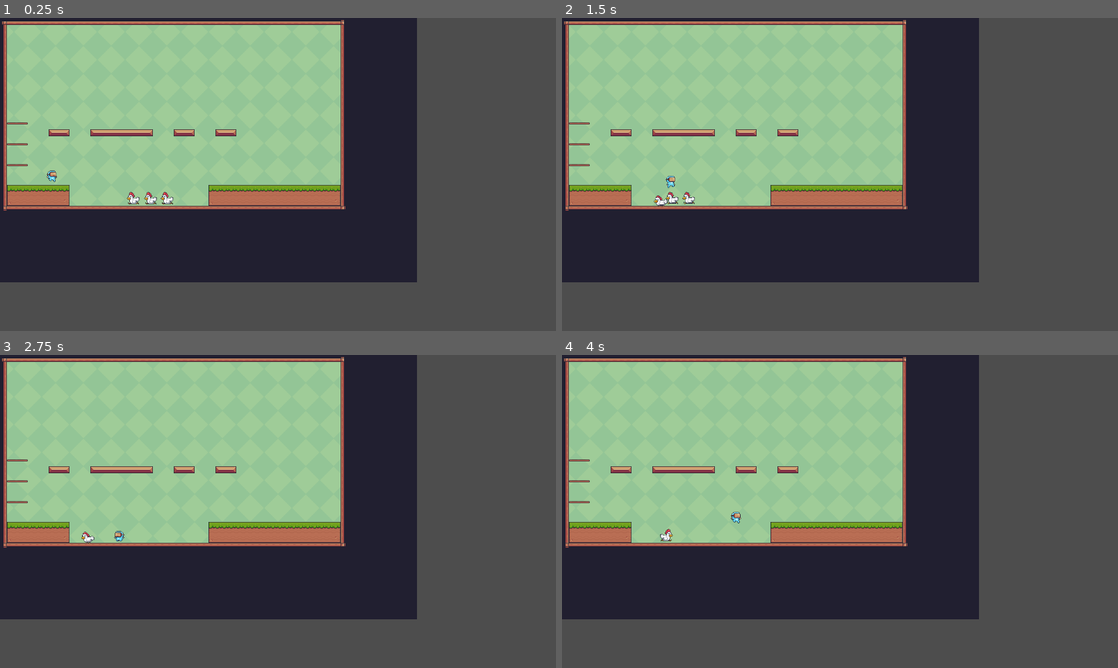
Above: before the commit, frames 1-4 (two rows, left to right).
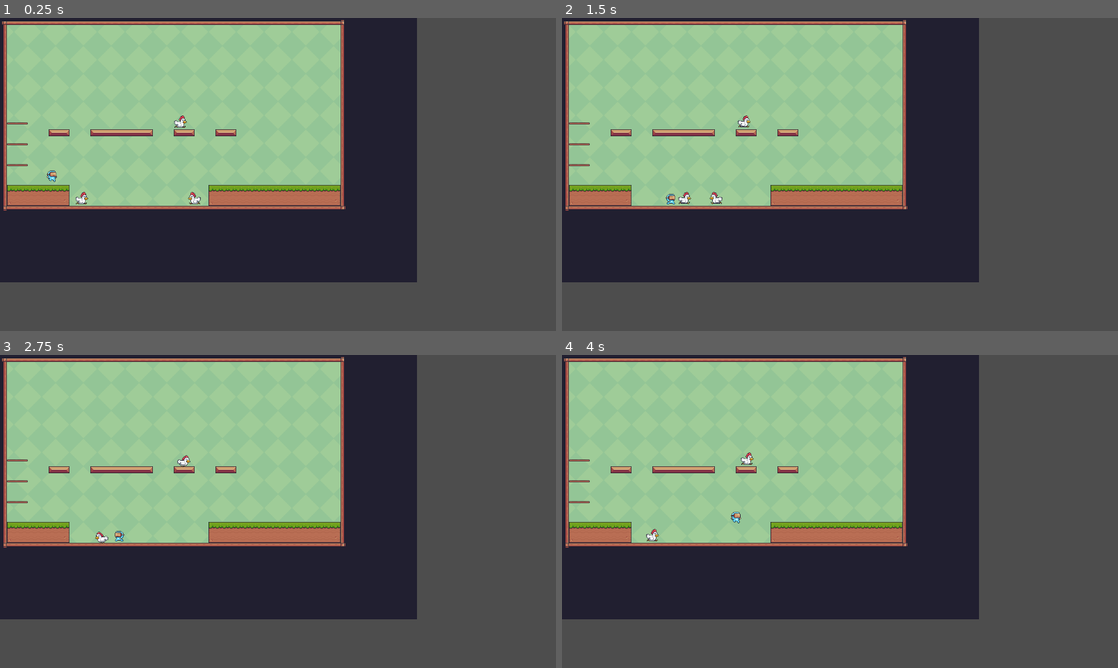
Above: after the commit, the same moments.

Repository: AlexForget/plateformerNoName
Game: Godot game, scene res://scenes/levels/level_1.tscn
The game is run twice, just before and just after one commit, with the same random seed, the same clock (stepped at 60 frames per second) and the same inputs.
Inputs:
- Up to frame 1 (0.25 s): no input
- Up to frame 2 (1.5 s): hold Right (moveRight) from 0.53 s (still down); tap Space (jump) at 0.6, 0.77, 1.07, 1.35 s
- Up to frame 3 (2.75 s): tap Space (jump) at 1.52, 1.82, 2.1 s; release Right (moveRight) at 2.03 s; hold Left (moveLeft) from 2.03 s (still down)
- Up to frame 4 (4 s): release Left (moveLeft) at 2.78 s; hold Right (moveRight) from 2.78 s (still down); tap Space (jump) at 2.85, 3.02, 3.32, 3.6, 3.77 s

The runs differ from the first frame. In frame 1, 0.4% of the frame differs, in the area x 13-37%, y 31-60%; in frame 2, 0.4%, in the area x 16-34%, y 31-61%; in frame 3, 0.2%; in frame 4, 0.2%.

Commit message:
add enemy hit on player logic and animation

Diff:
--- a/project.godot
+++ b/project.godot
@@ -19,8 +19,8 @@
 
 window/size/viewport_width=1280
 window/size/viewport_height=720
-window/size/window_width_override=720
-window/size/window_height_override=360
+window/size/window_width_override=2000
+window/size/window_height_override=1200
 window/stretch/mode="viewport"
 
 [input]
--- a/scenes/enemies/chicken.gd
+++ b/scenes/enemies/chicken.gd
@@ -54,7 +54,12 @@
 			animator.play("hit")
 
 
-func chicken_kill():
+func chicken_get_hit():
 	is_death = true
 	animator.play("hit")
 	animator.animation_finished.connect(queue_free)
+
+
+func _on_hitbox_body_entered(body):
+	if body.is_in_group("Player"):
+		body.player_get_hit(self)
--- a/scenes/enemies/chicken.tscn
+++ b/scenes/enemies/chicken.tscn
@@ -353,6 +353,9 @@
 [sub_resource type="RectangleShape2D" id="RectangleShape2D_wf6u2"]
 size = Vector2(27, 27)
 
+[sub_resource type="RectangleShape2D" id="RectangleShape2D_rdy1v"]
+size = Vector2(27, 23)
+
 [node name="Chicken" type="CharacterBody2D" groups=["Enemy"]]
 collision_layer = 2
 collision_mask = 18
@@ -360,7 +363,7 @@
 
 [node name="AnimatedSprite2D" type="AnimatedSprite2D" parent="."]
 sprite_frames = SubResource("SpriteFrames_4uvq0")
-animation = &"hit"
+animation = &"idle"
 
 [node name="CollisionShape2D" type="CollisionShape2D" parent="."]
 position = Vector2(-0.5, 1.5)
@@ -370,3 +373,11 @@
 position = Vector2(-13, 0)
 target_position = Vector2(0, 21)
 collision_mask = 16
+
+[node name="Hitbox" type="Area2D" parent="."]
+
+[node name="CollisionShape2D" type="CollisionShape2D" parent="Hitbox"]
+position = Vector2(-0.5, 3.5)
+shape = SubResource("RectangleShape2D_rdy1v")
+
+[connection signal="body_entered" from="Hitbox" to="." method="_on_hitbox_body_entered"]
--- a/scenes/levels/level_1.tscn
+++ b/scenes/levels/level_1.tscn
@@ -627,13 +627,13 @@
 layer_1/tile_data = PackedInt32Array(1638401, 393216, 1, 1638402, 458752, 1, 1638403, 458752, 1, 1638404, 458752, 1, 16 …(37051 unchanged characters)…
 
 [node name="Chicken" parent="." instance=ExtResource("5_6hxme")]
-position = Vector2(366, 416)
+position = Vector2(429, 242)
 
 [node name="Chicken2" parent="." instance=ExtResource("5_6hxme")]
-position = Vector2(404, 416)
+position = Vector2(467, 416)
 
 [node name="Chicken3" parent="." instance=ExtResource("5_6hxme")]
-position = Vector2(326, 416)
+position = Vector2(178, 416)
 
 [node name="Player" parent="." instance=ExtResource("4_7jh33")]
 position = Vector2(119, 328)
--- a/scenes/player/player.gd
+++ b/scenes/player/player.gd
@@ -5,8 +5,13 @@
 @export var speed : float = 150.0
 @export var jump_velocity : float = -300.0
 @export var bounce_velocity : float = -200.0
+@export var push_back_velocity_x : float = 250
+@export var push_back_velocity : Vector2 = Vector2(push_back_velocity_x,-150)
 @export var acceleration : float = 15.0
 @export var friction : float = 1.25
+
+var health: int = 3
+var is_immune: bool = false
 
 enum state {IDLE, RUN, JUMP, FALL, HIT}
 var anim_state = state.IDLE
@@ -37,45 +42,71 @@
 
 func handle_movement(direction):
 	if direction:
-		#velocity.x = direction * speed
 		velocity.x = move_toward(velocity.x, direction * speed, acceleration)
 	else:
 		velocity.x = move_toward(velocity.x, 0, acceleration / friction)
 
-func player_is_hit():
-	print('ouch')
 
 func update_player_state():
-	anim_state = state.IDLE
+	if !is_immune:
+		anim_state = state.IDLE
 
-	if velocity.x > 0 || velocity.x < 0:
-		anim_state = state.RUN
+		if velocity.x > 0 || velocity.x < 0:
+			anim_state = state.RUN
 
-	if velocity.y > 0:
-		anim_state = state.FALL
+		if velocity.y > 0:
+			anim_state = state.FALL
 
-	if velocity.y < 0:
-		anim_state = state.JUMP
+		if velocity.y < 0:
+			anim_state = state.JUMP
 
 
 func update_player_animation(direction):
 	if direction > 0:
-		animated_sprite.flip_h = false
+			animated_sprite.flip_h = false
 	elif direction < 0:
 		animated_sprite.flip_h = true
-	match anim_state:
-		state.IDLE:
-			animated_sprite.play("idle")
-		state.RUN:
-			animated_sprite.play("run")
-		state.FALL:
-			animated_sprite.play("fall")
-		state.JUMP:
-			animated_sprite.play("jump")
-
+	if !is_immune:
+		match anim_state:
+			state.IDLE:
+				animated_sprite.play("idle")
+			state.RUN:
+				animated_sprite.play("run")
+			state.FALL:
+				animated_sprite.play("fall")
+			state.JUMP:
+				animated_sprite.play("jump")
 
 
 func _on_hitbox_body_entered(body):
 	if body.is_in_group("Enemy") && velocity.y > 0.01:
-		body.chicken_kill()
+		body.chicken_get_hit()
 		velocity.y = bounce_velocity
+
+
+func player_get_hit(enemy_body):
+	if !is_immune:
+		health = health - 1
+		manage_push_back(enemy_body)
+		is_immune = true
+
+	if health <= 0:
+		animated_sprite.play("dessapear")
+		await animated_sprite.animation_finished
+		queue_free()
+	else :
+		animated_sprite.play("hit")
+		await animated_sprite.animation_finished
+		is_immune = false
+
+
+func manage_push_back(enemy_body):
+	if enemy_body.velocity.x < 0 && velocity.x < 0:
+		push_back_velocity.x = push_back_velocity_x
+	elif enemy_body.velocity.x < 0 && velocity.x == 0:
+		push_back_velocity.x = -push_back_velocity_x
+	elif enemy_body.velocity.x < 0 && velocity.x > 0:
+		push_back_velocity.x = -push_back_velocity_x
+	elif enemy_body.velocity.x > 0 && velocity.x > 0:
+		push_back_velocity.x = -push_back_velocity_x
+	velocity = push_back_velocity
--- a/scenes/player/player.tscn
+++ b/scenes/player/player.tscn
@@ -1,7 +1,8 @@
-[gd_scene load_steps=42 format=3 uid="uid://05wx83sodtsq"]
+[gd_scene load_steps=50 format=3 uid="uid://05wx83sodtsq"]
 
 [ext_resource type="Script" path="res://scenes/player/player.gd" id="1_8ahil"]
 [ext_resource type="Texture2D" uid="uid://c2345c6kaahsj" path="res://graphics/main characters/Virtual Guy/Idle (32x32).png" id="2_ojoiq"]
+[ext_resource type="Texture2D" uid="uid://b7mdua51jvcv4" path="res://graphics/main characters/Desappearing (96x96).png" id="2_y8yw2"]
 [ext_resource type="Texture2D" uid="uid://c5t3oqirm0evf" path="res://graphics/main characters/Virtual Guy/Run (32x32).png" id="3_dh7hi"]
 [ext_resource type="Texture2D" uid="uid://bhvuq7onkjbtx" path="res://graphics/main characters/Virtual Guy/Fall (32x32).png" id="4_wn3xt"]
 [ext_resource type="Texture2D" uid="uid://0ke1sapfik46" path="res://graphics/main characters/Virtual Guy/Jump (32x32).png" id="5_lf7se"]
@@ -10,6 +11,34 @@
 [sub_resource type="RectangleShape2D" id="RectangleShape2D_acury"]
 size = Vector2(76, 96)
 
+[sub_resource type="AtlasTexture" id="AtlasTexture_q8leu"]
+atlas = ExtResource("2_y8yw2")
+region = Rect2(0, 0, 96, 96)
+
+[sub_resource type="AtlasTexture" id="AtlasTexture_nv20w"]
+atlas = ExtResource("2_y8yw2")
+region = Rect2(96, 0, 96, 96)
+
+[sub_resource type="AtlasTexture" id="AtlasTexture_e8ey6"]
+atlas = ExtResource("2_y8yw2")
+region = Rect2(192, 0, 96, 96)
+
+[sub_resource type="AtlasTexture" id="AtlasTexture_j4x0i"]
+atlas = ExtResource("2_y8yw2")
+region = Rect2(288, 0, 96, 96)
+
+[sub_resource type="AtlasTexture" id="AtlasTexture_nmkej"]
+atlas = ExtResource("2_y8yw2")
+region = Rect2(384, 0, 96, 96)
+
+[sub_resource type="AtlasTexture" id="AtlasTexture_dn2nv"]
+atlas = ExtResource("2_y8yw2")
+region = Rect2(480, 0, 96, 96)
+
+[sub_resource type="AtlasTexture" id="AtlasTexture_cki06"]
+atlas = ExtResource("2_y8yw2")
+region = Rect2(576, 0, 96, 96)
+
 [sub_resource type="AtlasTexture" id="AtlasTexture_vfta5"]
 atlas = ExtResource("4_wn3xt")
 region = Rect2(0, 0, 32, 32)
@@ -140,6 +169,32 @@
 
 [sub_resource type="SpriteFrames" id="SpriteFrames_p3nsm"]
 animations = [{
+"frames": [{
+"duration": 1.0,
+"texture": SubResource("AtlasTexture_q8leu")
+}, {
+"duration": 1.0,
+"texture": SubResource("AtlasTexture_nv20w")
+}, {
+"duration": 1.0,
+"texture": SubResource("AtlasTexture_e8ey6")
+}, {
+"duration": 1.0,
+"texture": SubResource("AtlasTexture_j4x0i")
+}, {
+"duration": 1.0,
+"texture": SubResource("AtlasTexture_nmkej")
+}, {
+"duration": 1.0,
+"texture": SubResource("AtlasTexture_dn2nv")
+}, {
+"duration": 1.0,
+"texture": SubResource("AtlasTexture_cki06")
+}],
+"loop": false,
+"name": &"dessapear",
+"speed": 15.0
+}, {
 "frames": [{
 "duration": 1.0,
 "texture": SubResource("AtlasTexture_vfta5")
@@ -170,7 +225,7 @@
 "duration": 1.0,
 "texture": SubResource("AtlasTexture_alhsw")
 }],
-"loop": true,
+"loop": false,
 "name": &"hit",
 "speed": 15.0
 }, {
@@ -277,7 +332,7 @@
 [node name="AnimatedSprite2D" type="AnimatedSprite2D" parent="."]
 scale = Vector2(4, 4)
 sprite_frames = SubResource("SpriteFrames_p3nsm")
-animation = &"fall"
+animation = &"idle"
 
 [node name="Hitbox" type="Area2D" parent="."]
 collision_mask = 2
Not shown: 1 places in scenes/enemies/chicken.tscn that only renumber resources
